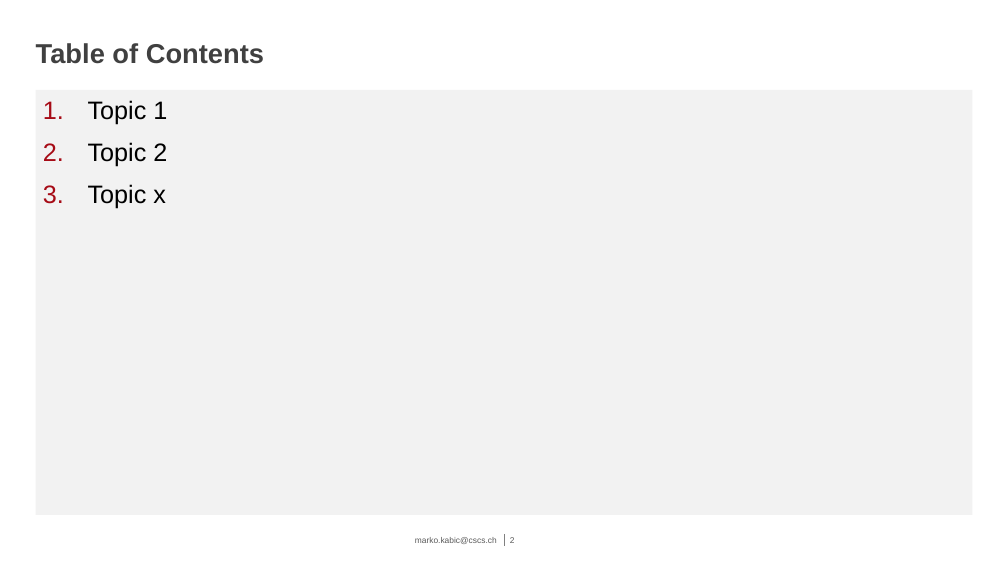
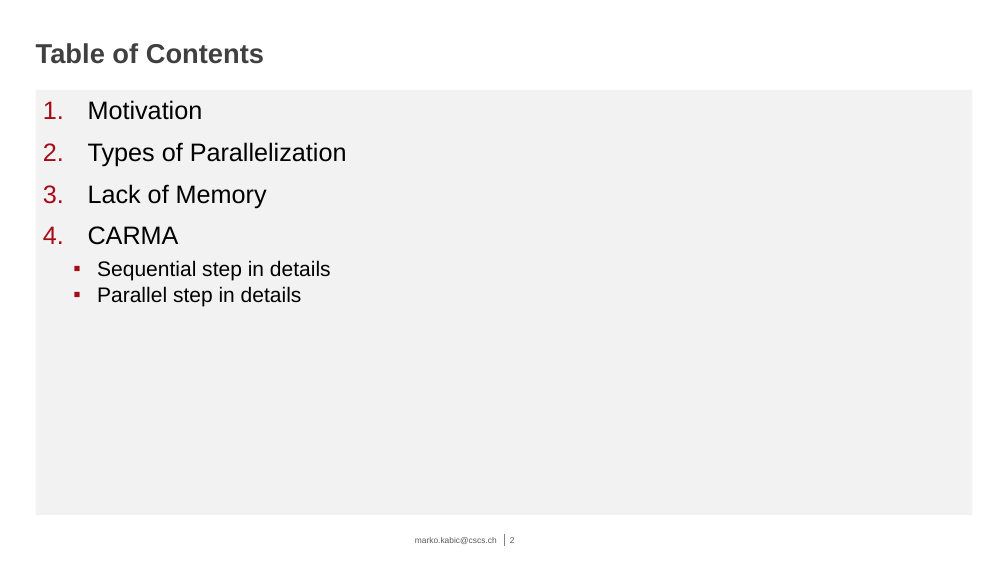
Before and after one commit to eth-cscs/COSMA, a slide deck: slide 2 of presentation/CARMA.pptx. Drawn at 1008x567 pixels with LibreOffice and Linux fonts; fonts in the diff are those of the drawing; background and template pictures are left out. Boxes give left, top, right and bottom in pixels: in the first picture for what was removed or moved away, otherwise in the second. Text is boxed around its words. In the diff, an @@ line names an element or a change of style, - is before the commit and + after.

```diff
--- a/presentation/CARMA.pptx
+++ b/presentation/CARMA.pptx
@@ text at box(88, 100, 347, 306): text changed @@
-1. Topic 1
-2. Topic 2
-3. Topic x
+1. Motivation
+2. Types of Parallelization
+3. Lack of Memory
+4. CARMA
+  ▪ Sequential step in details
+  ▪ Parallel step in details
```
Also in this commit, not shown: 7 other slides changed, 9 slides added, 2 slides removed, 9 other files.
